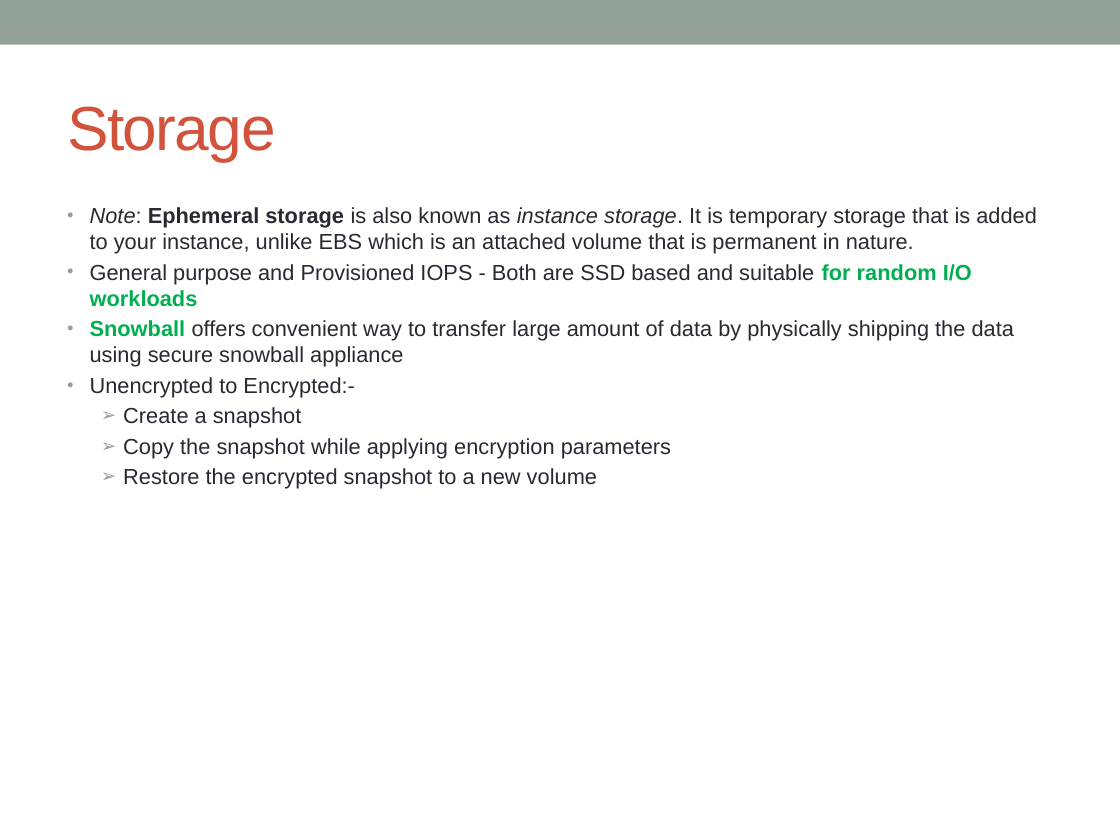
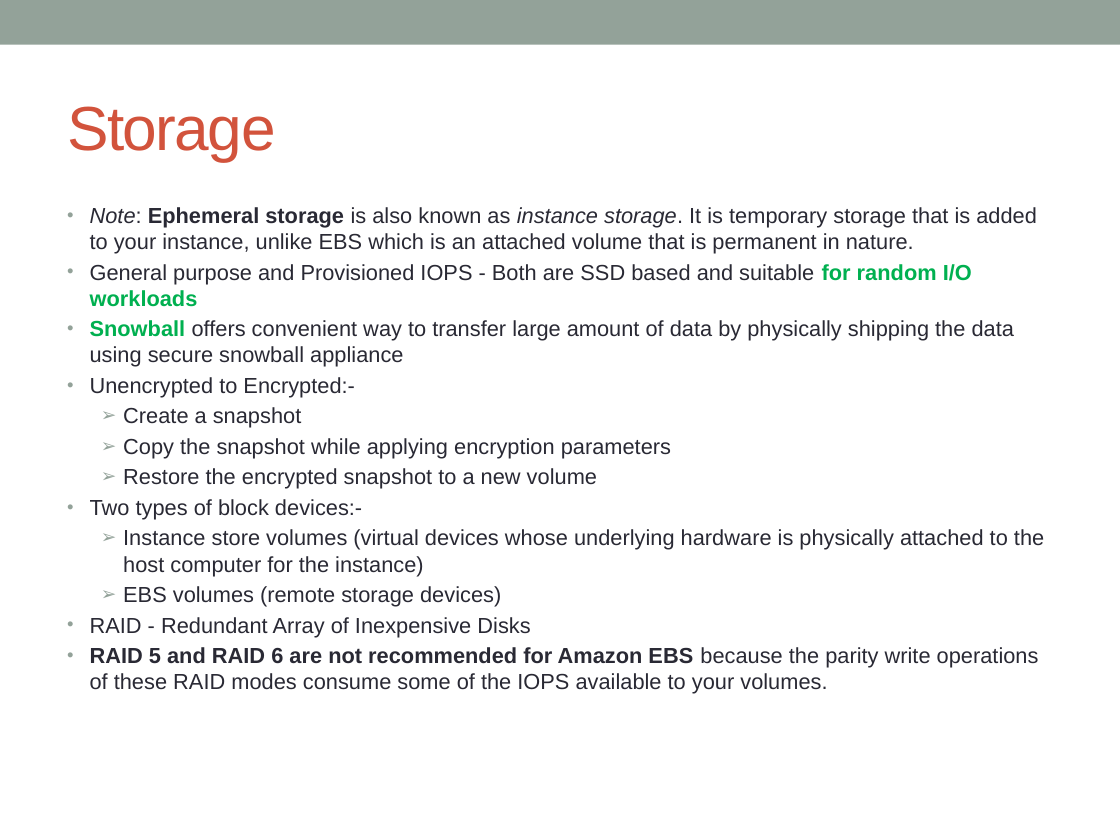
Before and after one commit to notionquest/ProjectDocumentation, a slide deck: slide 22 of AWS_Solution_Architect.pptx (slide 20 before the commit). Drawn at 1120x840 pixels with LibreOffice and Linux fonts; fonts in the diff are those of the drawing. Boxes give left, top, right and bottom in pixels: in the first picture for what was removed or moved away, otherwise in the second. Text is boxed around its words. In the diff, an @@ line names an element or a change of style, - is before the commit and + after.

```diff
--- a/AWS_Solution_Architect.pptx
+++ b/AWS_Solution_Architect.pptx
@@ text at bbox=[90, 499, 1044, 694]: paragraphs added @@
+• Two types of block devices:-
+  ➢ Instance store volumes (virtual devices whose underlying hardware is physically attached to the host computer for the instance)
+  ➢ EBS volumes (remote storage devices)
+• RAID - Redundant Array of Inexpensive Disks
+• RAID 5 and RAID 6 are not recommended for Amazon EBS because the parity write operations of these RAID modes consume some of the IOPS available to your volumes.
```
Also in this commit, not shown: 15 other slides changed, 17 slides added.
